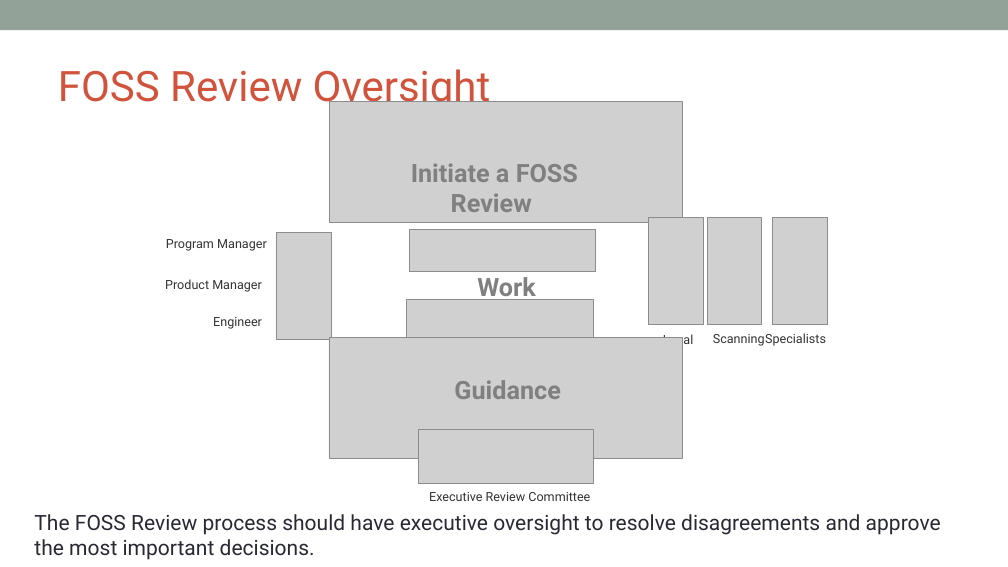
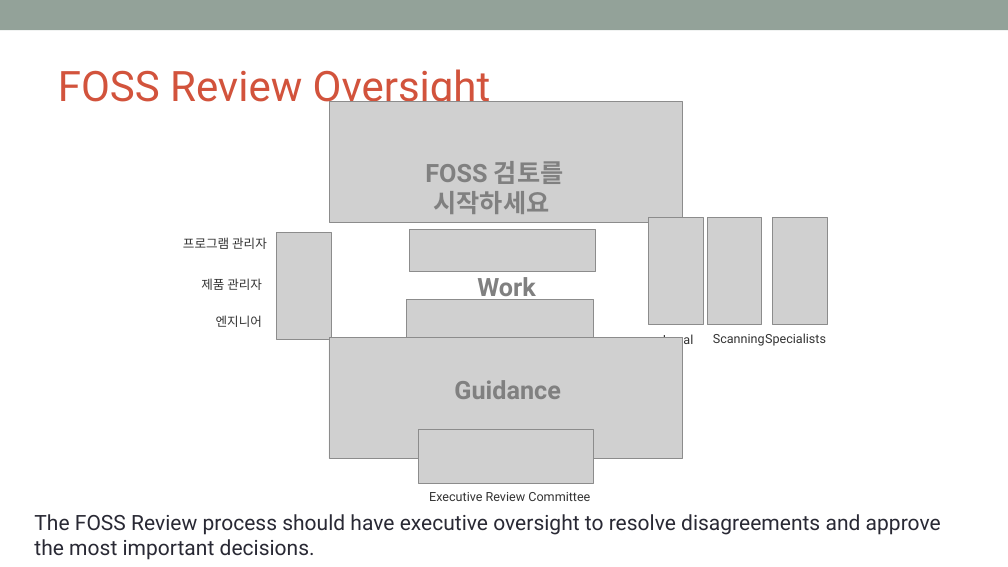
Before and after one commit to OpenChain-KWG/Curriculum-Translation-KR, a slide deck: slide 50 of target/slides/openchain-curriculum-for-1-1.pptx. Drawn at 1008x567 pixels with LibreOffice and Linux fonts; fonts in the diff are those of the drawing; grey boxes stand for pictures; background and template pictures are left out. Boxes give left, top, right and bottom in pixels: in the first picture for what was removed or moved away, otherwise in the second. Text is boxed around its words. In the diff, an @@ line names an element or a change of style, - is before the commit and + after.

```diff
--- a/target/slides/openchain-curriculum-for-1-1.pptx
+++ b/target/slides/openchain-curriculum-for-1-1.pptx
@@ text at box(425, 161, 564, 214): text changed @@
-Initiate a FOSS Review
+FOSS 검토를 시작하세요
@@ text at box(183, 237, 267, 249): text changed @@
-Program Manager
+프로그램 관리자
@@ text at box(201, 278, 262, 290): text changed @@
-Product Manager
+제품 관리자
@@ text at box(216, 315, 262, 327): text changed @@
-Engineer
+엔지니어
```
Also in this commit, not shown: 3 other slides changed, 3 slides added, 3 slides removed, 10 other files.
